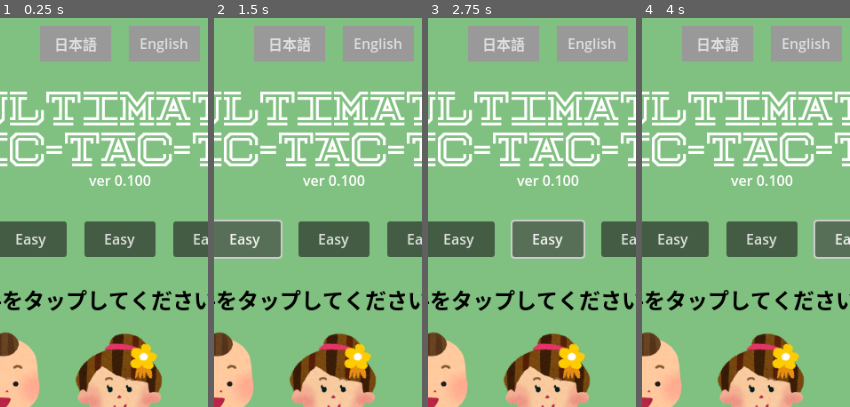
Above: before the commit, frames 1-4 (left to right).
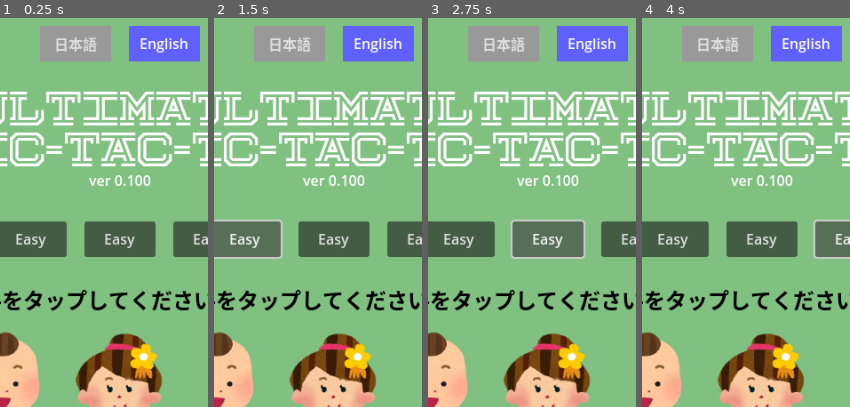
Above: after the commit, the same moments.

Repository: vivisuke/UltimateTicTacToe
Game: Godot game, scene res://top_scene.tscn
Two runs of this game, one before a commit and one after it. Both use one fixed random seed, a clock stepped at 60 frames per second and the inputs below.
Inputs:
- Up to frame 1 (0.25 s): no input
- Up to frame 2 (1.5 s): click "Easy" at 0.5 s; click "Easy" at 1.25 s
- Up to frame 3 (2.75 s): click "Easy" at 2 s
- Up to frame 4 (4 s): click "Easy" at 2.75 s; click "Easy" at 3.5 s
The pictures show only the part of the screen within x 22-72%, y 0-50%; the shares and areas given below are measured in that part.

The runs differ from the first frame. In frame 1, 3.2% of the frame differs, in the area x 62-97%, y 2-12%; in frame 2, 3.2%; in frame 3, 3.2%; in frame 4, 3.2%.

Commit message:
0020 ◎ C 10/12 10/12 0.100│ToDo│Global に「日本語」「English」設定追加

Diff:
--- a/UltimateTicTacToe/scripts/global.gd
+++ b/UltimateTicTacToe/scripts/global.gd
@@ -20,6 +20,8 @@
 	HUMAN = 0, AI_RANDOM, AI_DEPTH_1, AI_DEPTH_2, AI_DEPTH_3, AI_DEPTH_4, AI_DEPTH_5,
 	JA = 0, EN,			# 日本語/英語
 }
+
+var lang_jp = false
 var opp_disabled = [
 	false, false, false, false, false, false, false, false, false,
 ]
--- a/UltimateTicTacToe/scripts/top_scene.gd
+++ b/UltimateTicTacToe/scripts/top_scene.gd
@@ -14,6 +14,8 @@
 var opp_list = []
 
 func _ready():
+	$HBCLang/JpButton.set_pressed_no_signal(g.lang_jp)
+	$HBCLang/EnButton.set_pressed_no_signal(!g.lang_jp)
 	build_opp_lst()
 	for ix in range(opp_list.size()):
 		opp_list[ix].disabled = g.opp_disabled[ix]
Not shown, changed: UltimateTicTacToe.spr
